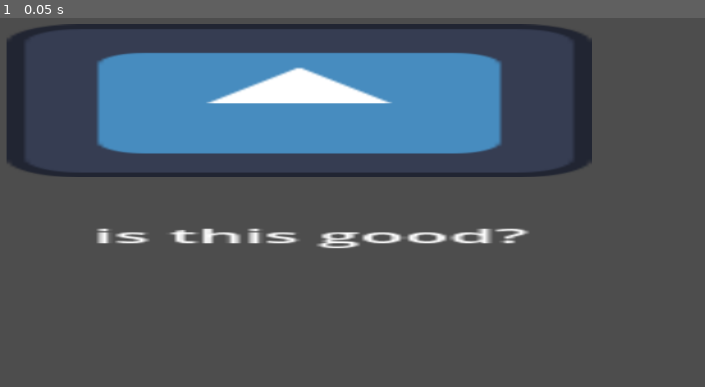
Above: before the commit, frame 1.
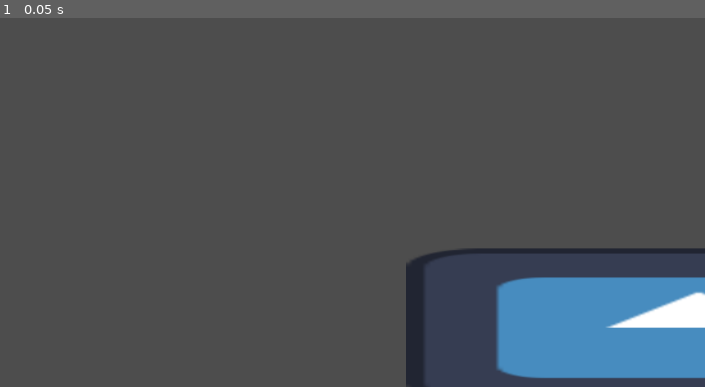
Above: after the commit, the same moment.

Repository: gabrielluong09-beep/testing.godot
Game: Godot game, scene res://player.tscn
Two runs of this game, one before a commit and one after it. Both use one fixed random seed, a clock stepped at 60 frames per second and the inputs below. The project has no main scene, so this scene is started directly. The engine's default icon, where the game draws it, is replaced by a stand-in: a white triangle on a blue panel in a dark square.
Inputs:
- Up to frame 1 (0.05 s): no input

The runs differ from the first frame. In frame 1, 31% of the frame differs, in the area x 0-100%, y 1-100%.

Commit message:
Add files via upload

Diff:
--- /dev/null
+++ b/player.gd
@@ -0,0 +1,25 @@
+extends CharacterBody2D
+
+
+const SPEED = 300.0
+const JUMP_VELOCITY = -400.0
+
+
+func _physics_process(delta: float) -> void:
+	# Add the gravity.
+	if not is_on_floor():
+		velocity += get_gravity() * delta
+
+	# Handle jump.
+	if Input.is_action_just_pressed("ui_accept") and is_on_floor():
+		velocity.y = JUMP_VELOCITY
+
+	# Get the input direction and handle the movement/deceleration.
+	# As good practice, you should replace UI actions with custom gameplay actions.
+	var direction := Input.get_axis("ui_left", "ui_right")
+	if direction:
+		velocity.x = direction * SPEED
+	else:
+		velocity.x = move_toward(velocity.x, 0, SPEED)
+
+	move_and_slide()
--- a/player.tscn
+++ b/player.tscn
@@ -1,6 +1,7 @@
-[gd_scene load_steps=3 format=3 uid="uid://b6x26ddb373e"]
+[gd_scene load_steps=4 format=3 uid="uid://b6x26ddb373e"]
 
 [ext_resource type="Texture2D" uid="uid://djf7df3wvoume" path="res://icon.svg" id="1_4flbx"]
+[ext_resource type="Script" uid="uid://dpr5eitdm7673" path="res://player.gd" id="1_onrkg"]
 
 [sub_resource type="SpriteFrames" id="SpriteFrames_sh265"]
 animations = [{
@@ -14,6 +15,7 @@
 }]
 
 [node name="Player" type="CharacterBody2D"]
+script = ExtResource("1_onrkg")
 
 [node name="AnimatedSprite2D" type="AnimatedSprite2D" parent="."]
 position = Vector2(567.00006, 235.00002)
@@ -27,3 +29,7 @@
 offset_right = 49.80568
 offset_bottom = 123.77827
 text = "is this good?"
+
+[node name="RootMotionView" type="RootMotionView" parent="AnimatedSprite2D/Label"]
+
+[node name="Camera2D" type="Camera2D" parent="."]
Not shown, added: player.gd.uid
